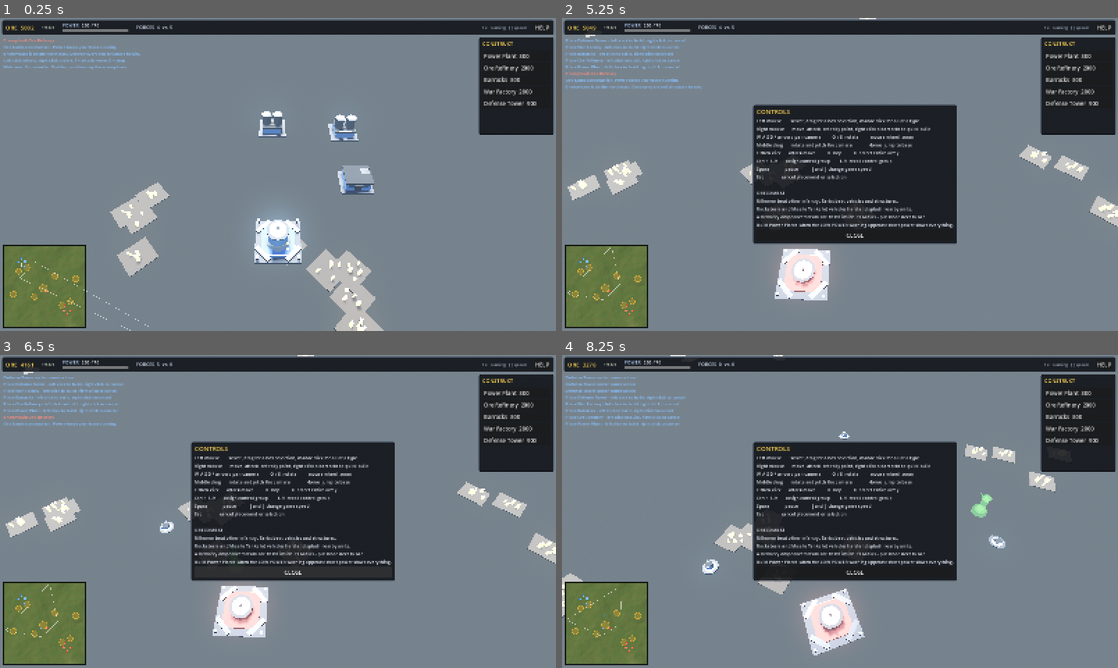
Above: before the commit, frames 1-4 (two rows, left to right).
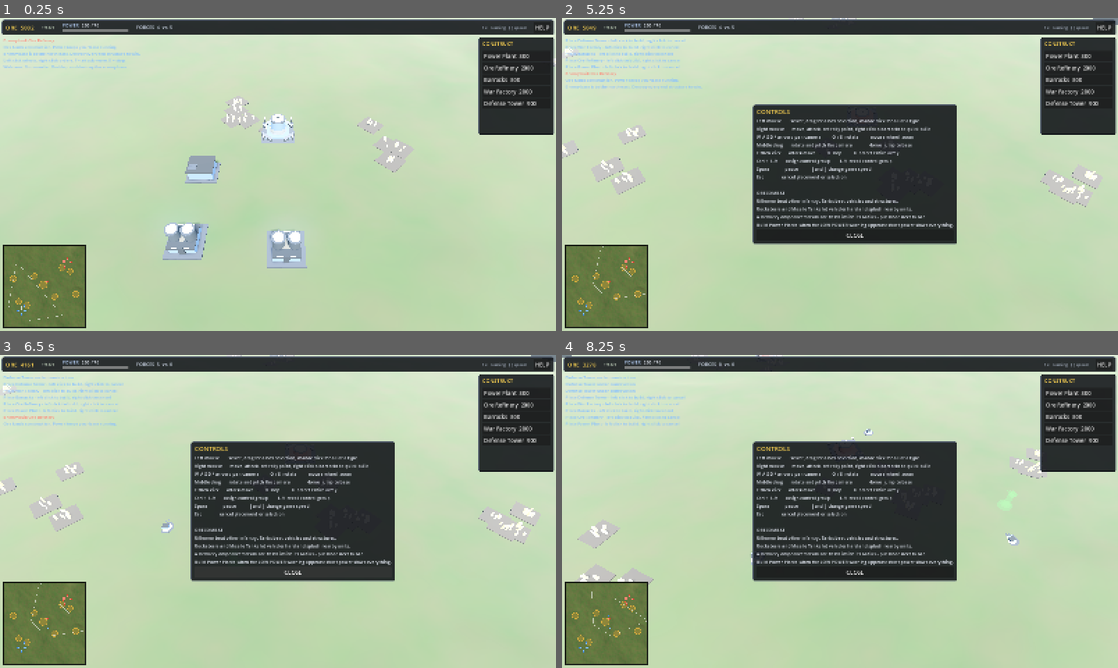
Above: after the commit, the same moments.

Repository: homithecodi/AI_RTS
Game: Godot game, scene res://scenes/main.tscn
Same seed, same stepped clock (60 frames per second), same inputs: the game is played once before the commit and once after it.
Inputs (mouse positions are in pixels of both pictures, inside the frame that each line leads up to):
- Up to frame 1 (0.25 s): no input
- Up to frame 2 (5.25 s): click "Power Plant 800" at 0.5 s; click "Ore Refinery 2000" at 1.25 s; click "Barracks 800" at 2 s; click "War Factory 2000" at 2.75 s; click "Defense Tower 900" at 3.5 s; click "HELP" at 4.25 s; drag from (606, 287) to (895, 105) at 5.02 s
- Up to frame 3 (6.5 s): drag from (166, 527) to (250, 574) at 5.77 s
- Up to frame 4 (8.25 s): move the mouse to (895, 442) at 6.52 s; hold Right 6.53-7.25 s; hold A (cam_left) 6.53-7.25 s; click (895, 442) at 6.67 s; drag from (812, 574) to (673, 464) at 7.27 s; move the mouse to (1006, 558) at 8.02 s; hold Left from 8.03 s (still down); hold Q (cam_rotate_left) from 8.03 s (still down); click (1006, 558) at 8.17 s

The runs differ from the first frame. In frame 1, 85% of the frame differs, in the area x 0-100%, y 0-100%; in frame 2, 70%; in frame 3, 70%; in frame 4, 70%.

Commit message:
Fixed bugs

Diff:
--- a/scripts/ai/enemy_ai.gd
+++ b/scripts/ai/enemy_ai.gd
@@ -339,7 +339,7 @@
 		if not is_instance_valid(u) or u.dead:
 			continue
 		alive += 1
-		if u.target != null and not u.target.dead:
+		if is_instance_valid(u.target) and not u.target.dead:
 			engaged += 1
 	if alive == 0:
 		_attacking = false
@@ -381,8 +381,11 @@
 func _order_group(group: Array, dest: Vector3, attacking: bool) -> void:
 	var usable: Array[Unit] = []
 	for u in group:
-		if u is Unit and not u.dead and is_instance_valid(u):
-			usable.append(u)
+		# group is a snapshot of the army, so members can already be freed here.
+		if not is_instance_valid(u) or u.dead:
+			continue
+		if u is Unit:
+			usable.append(u as Unit)
 	if usable.is_empty():
 		return
 	var spacing := 3.0
@@ -392,7 +395,7 @@
 	if dir.length_squared() < 0.01:
 		dir = Vector3(0, 0, 1)
 	dir = dir.normalized()
-	var right := Vector3(dir.z, 0, -dir.x)
+	var right := Vector3(-dir.z, 0, dir.x)
 	var cols := maxi(1, int(ceil(sqrt(float(usable.size())))))
 	for i in usable.size():
 		var c := i % cols
--- a/scripts/core/game_state.gd
+++ b/scripts/core/game_state.gd
@@ -18,7 +18,15 @@
 var _ui_timer: float = 0.0
 
 func _ready() -> void:
+	reset_match()
+
+# The Game autoload survives reload_current_scene(), so it has to drop every
+# reference into the old scene. Otherwise the next match keeps a faction roster
+# full of freed units and structures.
+func reset_match() -> void:
 	Defs.setup_input()
+	factions.clear()
+
 	var player := Faction.new()
 	player.team = Defs.TEAM_PLAYER
 	player.is_ai = false
@@ -30,6 +38,16 @@
 	ai.ore = Defs.AI_START_ORE
 	factions[Defs.TEAM_ENEMY] = ai
 	ai_faction = ai
+
+	world = null
+	elapsed = 0.0
+	match_over = false
+	started = false
+	winner = -1
+	paused = false
+	_ui_timer = 0.0
+	set_speed(1.0)
+	get_tree().paused = false
 
 func faction(team: int) -> Faction:
 	return factions.get(team, null)
--- a/scripts/entities/building.gd
+++ b/scripts/entities/building.gd
@@ -224,7 +224,7 @@
 		return
 	var aim := atan2(found.global_position.x - global_position.x,
 		found.global_position.z - global_position.z)
-	turret.rotation.y = wrapf(aim, -PI, PI)
+	turret.rotation.y = wrapf(aim - rotation.y, -PI, PI)
 	if _cooldown > 0.0 or distance_to(found) > reach:
 		return
 	_cooldown = float(def.get("cooldown", 1.2))
--- a/scripts/entities/building_models.gd
+++ b/scripts/entities/building_models.gd
@@ -1,5 +1,7 @@
 class_name BuildingModels
 extends RefCounted
+# Structure bodies are authored facing local +Z (doors, glow strips and the
+# refinery arms all sit on the +Z side), matching heading = atan2(dir.x, dir.z).
 
 const COL_WALL := Color(0.56, 0.56, 0.58)
 const COL_TRIM := Color(0.34, 0.36, 0.40)
@@ -101,9 +103,9 @@
 	MeshKit.box(root, Vector3(1.6, 0.3, 1.6), Vector3(0, 5.1, 0), dark)
 	var turret := MeshKit.empty("Turret", Vector3(0, 5.5, 0), root)
 	MeshKit.box(turret, Vector3(1.7, 0.7, 1.9), Vector3(0, 0.2, 0), paint)
-	MeshKit.box(turret, Vector3(1.8, 0.16, 1.4), Vector3(0, 0.6, 0.1), dark)
+	MeshKit.box(turret, Vector3(1.8, 0.16, 1.4), Vector3(0, 0.6, -0.1), dark)
 	for sx in [-1.0, 1.0]:
-		MeshKit.cyl(turret, 0.10, 1.60, Vector3(sx * 0.30, 0.25, -1.20), metal,
-			Vector3(-PI * 0.5, 0, 0))
-	var muzzle := MeshKit.empty("Muzzle", Vector3(0.0, 0.25, -1.95), turret)
+		MeshKit.cyl(turret, 0.10, 1.60, Vector3(sx * 0.30, 0.25, 1.20), metal,
+			Vector3(PI * 0.5, 0, 0))
+	var muzzle := MeshKit.empty("Muzzle", Vector3(0.0, 0.25, 1.95), turret)
 	return {"root": root, "turret": turret, "muzzle": muzzle, "beam": null}
--- a/scripts/entities/entity.gd
+++ b/scripts/entities/entity.gd
@@ -55,6 +55,8 @@
 func take_damage(amount: float, by_team: int, source: Entity = null) -> void:
 	if dead or amount <= 0.0:
 		return
+	if not is_instance_valid(source):
+		source = null
 	hp -= amount
 	damage_logged += amount
 	last_hit_time = Game.elapsed
@@ -88,12 +90,15 @@
 	queue_free()
 
 # --- presentation helpers -------------------------------------------------
+# The bar is turned towards the camera by hand in _update_overlay instead of
+# using BILLBOARD_ENABLED: the billboard vertex shader rebuilds the model-view
+# matrix from the camera basis and keeps only the translation, so it silently
+# throws away the fill's scale and offset and every bar renders full width.
 func build_health_bar(height: float, width: float) -> void:
 	_hp_bar_w = width
 	_hp_bar = MeshKit.empty("HealthBar", Vector3(0, height, 0), self)
 	var bg_mat := MeshKit.mat_unique(Color(0.06, 0.06, 0.07), 1.0)
 	bg_mat.shading_mode = BaseMaterial3D.SHADING_MODE_UNSHADED
-	bg_mat.billboard_mode = BaseMaterial3D.BILLBOARD_ENABLED
 	bg_mat.no_depth_test = true
 	bg_mat.render_priority = 4
 	var bg := MeshKit.part(_hp_bar, MeshKit.box_mesh(Vector3(width, width * 0.14, 0.04)),
@@ -102,7 +107,6 @@
 
 	_hp_fill_mat = MeshKit.mat_unique(Color(0.35, 0.9, 0.35), 1.0)
 	_hp_fill_mat.shading_mode = BaseMaterial3D.SHADING_MODE_UNSHADED
-	_hp_fill_mat.billboard_mode = BaseMaterial3D.BILLBOARD_ENABLED
 	_hp_fill_mat.no_depth_test = true
 	_hp_fill_mat.render_priority = 5
 	var fw := width * 0.92
@@ -143,6 +147,7 @@
 		_hp_bar.visible = want
 	if not want:
 		return
+	_face_camera()
 	var fw := _hp_bar_w * 0.92
 	_hp_fill.scale.x = maxf(frac, 0.001)
 	_hp_fill.position.x = -fw * 0.5 * (1.0 - frac)
@@ -152,3 +157,18 @@
 		_hp_fill_mat.albedo_color = Color(0.95, 0.80, 0.20)
 	else:
 		_hp_fill_mat.albedo_color = Color(0.95, 0.25, 0.18)
+
+# Yaw-only billboard so the bar's local +X stays screen-right, which is what the
+# left-anchored fill offset above assumes.
+func _face_camera() -> void:
+	var vp := get_viewport()
+	if vp == null:
+		return
+	var cam := vp.get_camera_3d()
+	if cam == null:
+		return
+	var to_cam := cam.global_position - _hp_bar.global_position
+	to_cam.y = 0.0
+	if to_cam.length_squared() < 0.0001:
+		return
+	_hp_bar.rotation.y = atan2(to_cam.x, to_cam.z)
--- a/scripts/entities/unit.gd
+++ b/scripts/entities/unit.gd
@@ -1,5 +1,9 @@
 class_name Unit
 extends Entity
+# Heading convention shared by every unit and structure: rotation.y = yaw means
+# the model's local +Z faces (sin yaw, 0, cos yaw), so a world direction becomes
+# a yaw with atan2(dir.x, dir.z). UnitModels and BuildingModels both build their
+# models pointing down local +Z to match.
 
 enum Order { NONE, MOVE, ATTACK, ATTACK_MOVE }
 
@@ -162,7 +166,7 @@
 func _apply_damage(t: Entity, dmg: float) -> void:
 	var splash := float(def.get("splash", 0.0))
 	if splash > 0.1:
-		world.splash_damage(t.center(), splash, dmg, team, t)
+		world.splash_damage(t.center(), splash, dmg, team, self)
 	else:
 		t.take_damage(dmg, team, self)
 
--- a/scripts/entities/unit_models.gd
+++ b/scripts/entities/unit_models.gd
@@ -25,38 +25,40 @@
 		"missile_tank": return _missile_tank(root, paint_m, dark_m, metal_m, team_glow)
 	return {"root": root, "body": root, "turret": root, "muzzle": null, "wheels": []}
 
+# Every model below is authored facing local +Z, matching the yaw convention used
+# by Unit.facing: rotation.y = atan2(dir.x, dir.z).
 static func _rifleman(root: Node3D, paint, dark, metal, glow) -> Dictionary:
 	var body := MeshKit.empty("Body", Vector3.ZERO, root)
 	MeshKit.box(body, Vector3(0.30, 0.92, 0.34), Vector3(-0.20, 0.46, 0.0), dark)
 	MeshKit.box(body, Vector3(0.30, 0.92, 0.34), Vector3(0.20, 0.46, 0.0), dark)
-	MeshKit.box(body, Vector3(0.26, 0.30, 0.42), Vector3(-0.20, 0.06, 0.06), dark)
-	MeshKit.box(body, Vector3(0.26, 0.30, 0.42), Vector3(0.20, 0.06, 0.06), dark)
+	MeshKit.box(body, Vector3(0.26, 0.30, 0.42), Vector3(-0.20, 0.06, -0.06), dark)
+	MeshKit.box(body, Vector3(0.26, 0.30, 0.42), Vector3(0.20, 0.06, -0.06), dark)
 	MeshKit.box(body, Vector3(0.92, 1.00, 0.56), Vector3(0.0, 1.40, 0.0), paint)
 	MeshKit.box(body, Vector3(0.98, 0.22, 0.60), Vector3(0.0, 1.72, 0.0), glow)
-	MeshKit.box(body, Vector3(0.22, 0.72, 0.24), Vector3(-0.56, 1.42, 0.02), dark)
-	MeshKit.box(body, Vector3(0.22, 0.72, 0.24), Vector3(0.56, 1.42, 0.10), dark)
+	MeshKit.box(body, Vector3(0.22, 0.72, 0.24), Vector3(-0.56, 1.42, -0.02), dark)
+	MeshKit.box(body, Vector3(0.22, 0.72, 0.24), Vector3(0.56, 1.42, -0.10), dark)
 	MeshKit.sphere(body, 0.27, Vector3(0.0, 2.06, 0.0), MeshKit.mat(Color(0.72, 0.58, 0.46)))
 	MeshKit.sphere(body, 0.29, Vector3(0.0, 2.14, 0.0), paint)
-	MeshKit.box(body, Vector3(0.11, 0.11, 1.30), Vector3(0.50, 1.34, -0.62), metal)
-	MeshKit.box(body, Vector3(0.16, 0.26, 0.30), Vector3(0.50, 1.30, 0.02), dark)
-	var muzzle := MeshKit.empty("Muzzle", Vector3(0.50, 1.34, -1.26), body)
+	MeshKit.box(body, Vector3(0.11, 0.11, 1.30), Vector3(0.50, 1.34, 0.62), metal)
+	MeshKit.box(body, Vector3(0.16, 0.26, 0.30), Vector3(0.50, 1.30, -0.02), dark)
+	var muzzle := MeshKit.empty("Muzzle", Vector3(0.50, 1.34, 1.26), body)
 	return {"root": root, "body": body, "turret": body, "muzzle": muzzle, "wheels": []}
 
 static func _rocketeer(root: Node3D, paint, dark, metal, glow) -> Dictionary:
 	var body := MeshKit.empty("Body", Vector3.ZERO, root)
 	MeshKit.box(body, Vector3(0.30, 0.90, 0.34), Vector3(-0.20, 0.45, 0.0), dark)
 	MeshKit.box(body, Vector3(0.30, 0.90, 0.34), Vector3(0.20, 0.45, 0.0), dark)
-	MeshKit.box(body, Vector3(0.26, 0.28, 0.42), Vector3(-0.20, 0.05, 0.06), dark)
-	MeshKit.box(body, Vector3(0.26, 0.28, 0.42), Vector3(0.20, 0.05, 0.06), dark)
+	MeshKit.box(body, Vector3(0.26, 0.28, 0.42), Vector3(-0.20, 0.05, -0.06), dark)
+	MeshKit.box(body, Vector3(0.26, 0.28, 0.42), Vector3(0.20, 0.05, -0.06), dark)
 	MeshKit.box(body, Vector3(0.88, 0.98, 0.54), Vector3(0.0, 1.38, 0.0), paint)
-	MeshKit.box(body, Vector3(0.66, 0.72, 0.34), Vector3(0.0, 1.40, 0.44), dark)
+	MeshKit.box(body, Vector3(0.66, 0.72, 0.34), Vector3(0.0, 1.40, -0.44), dark)
 	MeshKit.box(body, Vector3(0.94, 0.20, 0.58), Vector3(0.0, 1.70, 0.0), glow)
 	MeshKit.sphere(body, 0.26, Vector3(0.0, 2.02, 0.0), MeshKit.mat(Color(0.72, 0.58, 0.46)))
 	MeshKit.sphere(body, 0.28, Vector3(0.0, 2.10, 0.0), paint)
 	# shoulder launcher tube, held above the shoulder
-	MeshKit.cyl(body, 0.16, 1.30, Vector3(0.34, 1.62, -0.62), metal, Vector3(-1.15, 0, 0.12))
-	MeshKit.box(body, Vector3(0.20, 0.22, 0.26), Vector3(0.28, 1.30, -0.10), dark)
-	var muzzle := MeshKit.empty("Muzzle", Vector3(0.53, 1.86, -1.18), body)
+	MeshKit.cyl(body, 0.16, 1.30, Vector3(0.34, 1.62, 0.62), metal, Vector3(1.15, 0, -0.12))
+	MeshKit.box(body, Vector3(0.20, 0.22, 0.26), Vector3(0.28, 1.30, 0.10), dark)
+	var muzzle := MeshKit.empty("Muzzle", Vector3(0.53, 1.86, 1.18), body)
 	return {"root": root, "body": body, "turret": body, "muzzle": muzzle, "wheels": []}
 
 static func _scout(root: Node3D, paint, dark, metal, glass, glow) -> Dictionary:
@@ -68,18 +70,18 @@
 				Vector3(sx * 0.86, 0.42, sz * 1.06), dark))
 	MeshKit.box(body, Vector3(1.62, 0.50, 3.30), Vector3(0.0, 0.76, 0.0), paint)
 	MeshKit.box(body, Vector3(1.72, 0.16, 3.40), Vector3(0.0, 0.54, 0.0), dark)
-	MeshKit.box(body, Vector3(1.46, 0.62, 1.50), Vector3(0.0, 1.30, 0.30), paint)
-	MeshKit.box(body, Vector3(1.50, 0.42, 0.10), Vector3(0.0, 1.36, -0.46), glass)
-	MeshKit.box(body, Vector3(0.10, 0.42, 1.30), Vector3(-0.74, 1.36, 0.30), glass)
-	MeshKit.box(body, Vector3(0.10, 0.42, 1.30), Vector3(0.74, 1.36, 0.30), glass)
-	MeshKit.box(body, Vector3(0.34, 0.10, 0.34), Vector3(0.0, 1.66, 0.30), dark)
+	MeshKit.box(body, Vector3(1.46, 0.62, 1.50), Vector3(0.0, 1.30, -0.30), paint)
+	MeshKit.box(body, Vector3(1.50, 0.42, 0.10), Vector3(0.0, 1.36, 0.46), glass)
+	MeshKit.box(body, Vector3(0.10, 0.42, 1.30), Vector3(-0.74, 1.36, -0.30), glass)
+	MeshKit.box(body, Vector3(0.10, 0.42, 1.30), Vector3(0.74, 1.36, -0.30), glass)
+	MeshKit.box(body, Vector3(0.34, 0.10, 0.34), Vector3(0.0, 1.66, -0.30), dark)
 	for sx in [-1.0, 1.0]:
-		MeshKit.box(body, Vector3(0.26, 0.16, 0.10), Vector3(sx * 0.56, 0.92, -1.66),
+		MeshKit.box(body, Vector3(0.26, 0.16, 0.10), Vector3(sx * 0.56, 0.92, 1.66),
 			MeshKit.mat(Color(1.0, 0.94, 0.72), 0.3, 0.0, Color(1.0, 0.92, 0.6), 3.0))
-	var turret := MeshKit.empty("Turret", Vector3(0.0, 1.72, 0.30), body)
+	var turret := MeshKit.empty("Turret", Vector3(0.0, 1.72, -0.30), body)
 	MeshKit.box(turret, Vector3(0.46, 0.34, 0.46), Vector3.ZERO, paint)
-	MeshKit.cyl(turret, 0.075, 1.20, Vector3(0.0, 0.04, -0.78), metal, Vector3(-PI * 0.5, 0, 0))
-	var muzzle := MeshKit.empty("Muzzle", Vector3(0.0, 0.04, -1.36), turret)
+	MeshKit.cyl(turret, 0.075, 1.20, Vector3(0.0, 0.04, 0.78), metal, Vector3(PI * 0.5, 0, 0))
+	var muzzle := MeshKit.empty("Muzzle", Vector3(0.0, 0.04, 1.36), turret)
 	return {"root": root, "body": body, "turret": turret, "muzzle": muzzle, "wheels": wheels}
 
 static func _tracks(root: Node3D, paint, dark) -> void:
@@ -93,36 +95,36 @@
 	_tracks(root, paint, dark)
 	var body := MeshKit.empty("Body", Vector3.ZERO, root)
 	MeshKit.box(body, Vector3(2.60, 0.72, 4.50), Vector3(0.0, 0.98, 0.0), paint)
-	MeshKit.box(body, Vector3(2.74, 0.20, 4.20), Vector3(0.0, 1.36, -0.05), dark)
-	MeshKit.box(body, Vector3(2.20, 0.30, 0.60), Vector3(0.0, 0.90, -2.42), dark)
-	MeshKit.box(body, Vector3(1.60, 0.16, 0.16), Vector3(0.0, 1.52, -1.60), glow)
-	MeshKit.box(body, Vector3(0.24, 0.24, 0.10), Vector3(0.0, 1.10, -2.72),
+	MeshKit.box(body, Vector3(2.74, 0.20, 4.20), Vector3(0.0, 1.36, 0.05), dark)
+	MeshKit.box(body, Vector3(2.20, 0.30, 0.60), Vector3(0.0, 0.90, 2.42), dark)
+	MeshKit.box(body, Vector3(1.60, 0.16, 0.16), Vector3(0.0, 1.52, 1.60), glow)
+	MeshKit.box(body, Vector3(0.24, 0.24, 0.10), Vector3(0.0, 1.10, 2.72),
 		MeshKit.mat(Color(1.0, 0.94, 0.72), 0.3, 0.0, Color(1.0, 0.92, 0.6), 2.5))
 
-	var turret := MeshKit.empty("Turret", Vector3(0.0, 1.50, 0.20), body)
+	var turret := MeshKit.empty("Turret", Vector3(0.0, 1.50, -0.20), body)
 	MeshKit.box(turret, Vector3(1.90, 0.62, 2.10), Vector3(0.0, 0.30, 0.0), paint)
-	MeshKit.box(turret, Vector3(1.98, 0.16, 1.60), Vector3(0.0, 0.62, 0.10), dark)
-	MeshKit.box(turret, Vector3(0.60, 0.44, 0.70), Vector3(0.0, 0.80, -0.55), dark)
-	MeshKit.cyl(turret, 0.17, 3.00, Vector3(0.0, 0.36, -1.85), metal, Vector3(-PI * 0.5, 0, 0))
-	MeshKit.cyl(turret, 0.24, 0.40, Vector3(0.0, 0.36, -0.45), dark, Vector3(-PI * 0.5, 0, 0))
-	var muzzle := MeshKit.empty("Muzzle", Vector3(0.0, 0.36, -3.30), turret)
+	MeshKit.box(turret, Vector3(1.98, 0.16, 1.60), Vector3(0.0, 0.62, -0.10), dark)
+	MeshKit.box(turret, Vector3(0.60, 0.44, 0.70), Vector3(0.0, 0.80, 0.55), dark)
+	MeshKit.cyl(turret, 0.17, 3.00, Vector3(0.0, 0.36, 1.85), metal, Vector3(PI * 0.5, 0, 0))
+	MeshKit.cyl(turret, 0.24, 0.40, Vector3(0.0, 0.36, 0.45), dark, Vector3(PI * 0.5, 0, 0))
+	var muzzle := MeshKit.empty("Muzzle", Vector3(0.0, 0.36, 3.30), turret)
 	return {"root": root, "body": body, "turret": turret, "muzzle": muzzle, "wheels": []}
 
 static func _missile_tank(root: Node3D, paint, dark, metal, glow) -> Dictionary:
 	_tracks(root, paint, dark)
 	var body := MeshKit.empty("Body", Vector3.ZERO, root)
 	MeshKit.box(body, Vector3(2.40, 0.66, 4.20), Vector3(0.0, 0.96, 0.0), paint)
-	MeshKit.box(body, Vector3(2.54, 0.18, 3.90), Vector3(0.0, 1.30, -0.05), dark)
-	MeshKit.box(body, Vector3(1.40, 0.14, 0.14), Vector3(0.0, 1.46, -1.40), glow)
-	MeshKit.box(body, Vector3(2.00, 0.26, 0.50), Vector3(0.0, 0.88, -2.22), dark)
+	MeshKit.box(body, Vector3(2.54, 0.18, 3.90), Vector3(0.0, 1.30, 0.05), dark)
+	MeshKit.box(body, Vector3(1.40, 0.14, 0.14), Vector3(0.0, 1.46, 1.40), glow)
+	MeshKit.box(body, Vector3(2.00, 0.26, 0.50), Vector3(0.0, 0.88, 2.22), dark)
 
-	var turret := MeshKit.empty("Turret", Vector3(0.0, 1.44, 0.30), body)
+	var turret := MeshKit.empty("Turret", Vector3(0.0, 1.44, -0.30), body)
 	MeshKit.box(turret, Vector3(1.80, 0.46, 1.70), Vector3(0.0, 0.22, 0.0), paint)
-	MeshKit.box(turret, Vector3(1.10, 0.40, 0.40), Vector3(0.0, 0.50, 0.10), dark)
+	MeshKit.box(turret, Vector3(1.10, 0.40, 0.40), Vector3(0.0, 0.50, -0.10), dark)
 	for sx in [-1.0, 1.0]:
 		MeshKit.box(turret, Vector3(0.34, 0.34, 1.70),
-			Vector3(sx * 0.52, 0.52, -0.85), metal, Vector3(-0.42, 0, 0))
+			Vector3(sx * 0.52, 0.52, 0.85), metal, Vector3(0.42, 0, 0))
 		MeshKit.box(turret, Vector3(0.44, 0.44, 0.30),
-			Vector3(sx * 0.52, 0.94, -1.44), dark, Vector3(-0.42, 0, 0))
-	var muzzle := MeshKit.empty("Muzzle", Vector3(0.0, 1.05, -1.80), turret)
+			Vector3(sx * 0.52, 0.94, 1.44), dark, Vector3(0.42, 0, 0))
+	var muzzle := MeshKit.empty("Muzzle", Vector3(0.0, 1.05, 1.80), turret)
 	return {"root": root, "body": body, "turret": turret, "muzzle": muzzle, "wheels": []}
--- a/scripts/fx/projectile.gd
+++ b/scripts/fx/projectile.gd
@@ -58,7 +58,7 @@
 	if _life <= 0.0:
 		queue_free()
 		return
-	if target_entity != null and not target_entity.dead:
+	if is_instance_valid(target_entity) and not target_entity.dead:
 		target_point = target_entity.global_position + Vector3(0, target_entity.aim_height(), 0)
 	var to := target_point - global_position
 	var dist := to.length()
@@ -73,8 +73,10 @@
 func _impact() -> void:
 	var parent := get_parent()
 	Effects.muzzle_flash(parent, global_position, color, 1.4)
+	# The shooter may have died while this shell was in the air.
+	var src: Entity = shooter if is_instance_valid(shooter) else null
 	if splash > 0.1 and world != null and world.has_method("splash_damage"):
-		world.splash_damage(global_position, splash, damage, team, shooter)
-	elif target_entity != null and not target_entity.dead:
-		target_entity.take_damage(damage, team, shooter)
+		world.splash_damage(global_position, splash, damage, team, src)
+	elif is_instance_valid(target_entity) and not target_entity.dead:
+		target_entity.take_damage(damage, team, src)
 	queue_free()
--- a/scripts/player/player_controller.gd
+++ b/scripts/player/player_controller.gd
@@ -28,18 +28,27 @@
 	world = w
 	camera = cam
 
+# Selected entities are freed the frame they die, so every reader has to drop
+# the dangling entries before touching them.
+func live_selection() -> Array[Entity]:
+	var out: Array[Entity] = []
+	for e in selection:
+		if is_instance_valid(e) and not e.dead:
+			out.append(e)
+	return out
+
 func selected_units() -> Array[Unit]:
 	var out: Array[Unit] = []
-	for e in selection:
-		if e is Unit and not e.dead:
-			out.append(e)
+	for e in live_selection():
+		if e is Unit:
+			out.append(e as Unit)
 	return out
 
 func selected_buildings() -> Array[Building]:
 	var out: Array[Building] = []
-	for e in selection:
-		if e is Building and not e.dead:
-			out.append(e)
+	for e in live_selection():
+		if e is Building:
+			out.append(e as Building)
 	return out
 
 # --- input ---------------------------------------------------------------
@@ -140,7 +149,7 @@
 			e.set_selected(false)
 	selection.clear()
 	for e in entities:
-		if e == null or e.dead or e.team != Defs.TEAM_PLAYER:
+		if not is_instance_valid(e) or e.dead or e.team != Defs.TEAM_PLAYER:
 			continue
 		selection.append(e)
 		e.set_selected(true)
@@ -359,7 +368,7 @@
 		out.append(Vector3.ZERO)
 		return out
 	var fwd := dir
-	var right := Vector3(fwd.z, 0, -fwd.x)
+	var right := Vector3(-fwd.z, 0, fwd.x)
 	var cols := int(ceil(sqrt(float(count))))
 	var rows := int(ceil(float(count) / float(cols)))
 	for i in count:
--- a/scripts/player/rts_camera.gd
+++ b/scripts/player/rts_camera.gd
@@ -5,8 +5,8 @@
 
 const MIN_DIST := 26.0
 const MAX_DIST := 190.0
-const MIN_PITCH := -0.60
-const MAX_PITCH := -1.36
+const MIN_PITCH := -1.36
+const MAX_PITCH := -0.60
 const PAN_SPEED := 46.0
 const EDGE_MARGIN := 14.0
 
@@ -46,7 +46,10 @@
 
 func setup(w: GameWorld, start_pos: Vector3) -> void:
 	world = w
-	yaw = atan2(-start_pos.x, -start_pos.z)
+	# The rig orbits behind the focus point, so the yaw has to point the camera
+	# back from the map edge towards the middle: yaw = atan2(pos.x, pos.z) puts
+	# the camera on the far side of start_pos looking at the enemy base.
+	yaw = atan2(start_pos.x, start_pos.z)
 	focus_on(start_pos)
 
 func _apply() -> void:
@@ -97,7 +100,8 @@
 	var pan := Vector3.ZERO
 	var speed := PAN_SPEED * (0.35 + distance / MAX_DIST * 1.15)
 	var forward := Vector3(-sin(yaw), 0, -cos(yaw))
-	var right := Vector3(forward.z, 0, -forward.x)
+	# Screen right of `forward` with up = +Y: right = up x forward, not forward x up.
+	var right := Vector3(-forward.z, 0, forward.x)
 	if Input.is_action_pressed(&"cam_left"):
 		pan -= right
 	if Input.is_action_pressed(&"cam_right"):
@@ -145,7 +149,7 @@
 	if dir == Vector2.ZERO:
 		return Vector3.ZERO
 	var forward := Vector3(-sin(yaw), 0, -cos(yaw))
-	var right := Vector3(forward.z, 0, -forward.x)
+	var right := Vector3(-forward.z, 0, forward.x)
 	return (right * dir.x + forward * dir.y).normalized()
 
 # --- picking helpers -----------------------------------------------------
--- a/scripts/ui/hud.gd
+++ b/scripts/ui/hud.gd
@@ -321,6 +321,7 @@
 
 func _restart() -> void:
 	get_tree().paused = false
+	Game.reset_match()
 	get_tree().reload_current_scene()
 
 # --- refresh -------------------------------------------------------------
@@ -377,7 +378,7 @@
 
 func _refresh_selection_panel() -> void:
 	_clear(sel_box)
-	var sel := controller.selection
+	var sel := controller.live_selection()
 	sel_panel.visible = not sel.is_empty()
 	if sel.is_empty():
 		return
@@ -437,9 +438,11 @@
 func _refresh_production() -> void:
 	_clear(prod_box)
 	var producers: Array[Building] = []
-	for e in controller.selection:
-		if e is Building and not e.dead and not (e as Building).produces().is_empty():
-			producers.append(e as Building)
+	for e in controller.live_selection():
+		if e is Building:
+			var b := e as Building
+			if not b.produces().is_empty():
+				producers.append(b)
 	prod_panel.visible = not producers.is_empty()
 	if producers.is_empty():
 		return
--- a/scripts/world/game_world.gd
+++ b/scripts/world/game_world.gd
@@ -164,6 +164,7 @@
 	if entity is Unit:
 		var u := entity as Unit
 		units.erase(u)
+		_forget_unit(u)
 		Game.unregister_unit(u)
 		var f := Game.faction(u.team)
 		if f != null:
@@ -173,6 +174,7 @@
 	else:
 		var b := entity as Building
 		buildings.erase(b)
+		_forget_building(b)
 		Game.unregister_building(b)
 	_check_defeat()
 
@@ -215,17 +217,43 @@
 	u._grid_cell = cell
 
 func _add_building_to_grid(b: Building) -> void:
-	var cell := _cell_of(Vector2(b.global_position.x, b.global_position.z))
+	b._grid_cell = _cell_of(Vector2(b.global_position.x, b.global_position.z))
+	for key in _building_cells(b):
+		if not _building_grid.has(key):
+			_building_grid[key] = []
+		var arr: Array = _building_grid[key]
+		if not arr.has(b):
+			arr.append(b)
+
+func _building_cells(b: Building) -> Array:
+	var cell := b._grid_cell
 	var span := int(ceil(float(b.def.get("footprint", 6.0)) * 0.75 / CELL)) + 1
+	var out: Array = []
 	for dx in range(-span, span + 1):
 		for dz in range(-span, span + 1):
-			var key := Vector2i(cell.x + dx, cell.y + dz)
-			if not _building_grid.has(key):
-				_building_grid[key] = []
-			var arr: Array = _building_grid[key]
-			if not arr.has(b):
-				arr.append(b)
-	b._grid_cell = cell
+			out.append(Vector2i(cell.x + dx, cell.y + dz))
+	return out
+
+# Entities queue_free() the moment they die, so the grids have to drop them
+# before that happens: a freed instance left in a bucket makes every later
+# spatial query dereference a dangling reference.
+func _forget_unit(u: Unit) -> void:
+	if _unit_grid.has(u._grid_cell):
+		var bucket: Array = _unit_grid[u._grid_cell]
+		bucket.erase(u)
+		if bucket.is_empty():
+			_unit_grid.erase(u._grid_cell)
+	u._grid_cell = Vector2i(99999, 99999)
+
+func _forget_building(b: Building) -> void:
+	for key in _building_cells(b):
+		if not _building_grid.has(key):
+			continue
+		var arr: Array = _building_grid[key]
+		arr.erase(b)
+		if arr.is_empty():
+			_building_grid.erase(key)
+	b._grid_cell = Vector2i(99999, 99999)
 
 func query_units(pos: Vector3, radius: float) -> Array:
 	var out: Array = []
@@ -239,7 +267,7 @@
 				continue
 			var bucket: Array = _unit_grid[key]
 			for u in bucket:
-				if u.dead or seen.has(u):
+				if not is_instance_valid(u) or u.dead or seen.has(u):
 					continue
 				if u.global_position.distance_squared_to(pos) <= radius * radius:
 					seen[u] = true
@@ -260,7 +288,7 @@
 				continue
 			var arr: Array = _building_grid[key]
 			for b in arr:
-				if b.dead or seen.has(b):
+				if not is_instance_valid(b) or b.dead or seen.has(b):
 					continue
 				if b.global_position.distance_squared_to(pos) <= radius * radius:
 					seen[b] = true
--- a/scripts/world/terrain.gd
+++ b/scripts/world/terrain.gd
@@ -163,7 +163,9 @@
 			var b := a + 1
 			var c := a + row
 			var d := c + 1
-			idx_arr.append_array([a, c, b, b, c, d])
+			# A triangle is front-facing when its geometric normal points away from
+			# the viewer, so an upward-facing quad has to be wound a-b-c, not a-c-b.
+			idx_arr.append_array([a, b, c, b, d, c])
 
 	var arrays := []
 	arrays.resize(Mesh.ARRAY_MAX)
@@ -243,7 +245,9 @@
 	for j in size:
 		for i in size:
 			var x := -_half + (float(i) + 0.5) / float(size) * MAP_SIZE
-			var z := -_half + (float(j) + 0.5) / float(size) * MAP_SIZE
+			# Row 0 is the top of the map, which is +z (north), matching
+			# world_to_map above.
+			var z := _half - (float(j) + 0.5) / float(size) * MAP_SIZE
 			var h := height_at(x, z)
 			var nrm := normal_at(x, z)
 			var p := Vector3(x, h, z)
@@ -255,13 +259,16 @@
 	minimap_texture = ImageTexture.create_from_image(img)
 	return minimap_texture
 
+# Minimap orientation: +x is east and +z is north, which is the compass the rest
+# of the game describes itself in (the enemy base is +x,+z, i.e. north-east).
+# So world_to_map has to put +z at the TOP of the map, not the bottom.
 func world_to_map(x: float, z: float) -> Vector2:
 	return Vector2(
 		clampf((x + _half) / MAP_SIZE, 0.0, 1.0),
-		clampf((z + _half) / MAP_SIZE, 0.0, 1.0)
+		clampf((_half - z) / MAP_SIZE, 0.0, 1.0)
 	)
 
 func map_to_world(u: float, v: float) -> Vector3:
 	var x := u * MAP_SIZE - _half
-	var z := v * MAP_SIZE - _half
+	var z := _half - v * MAP_SIZE
 	return Vector3(x, height_at(x, z), z)
